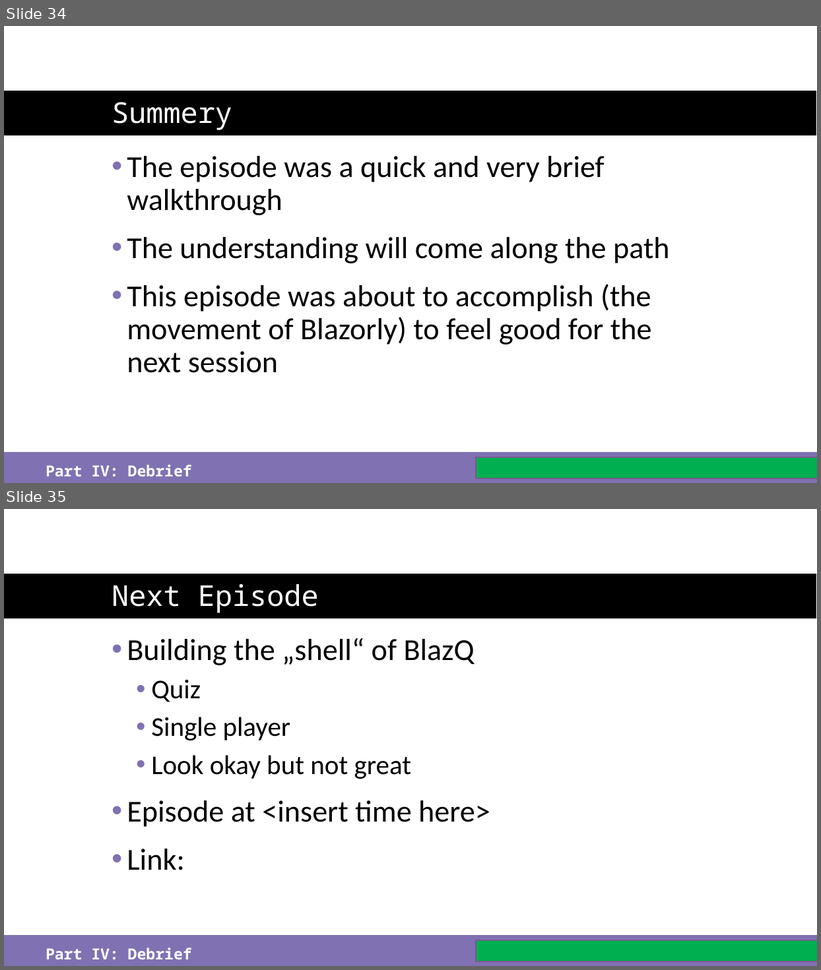
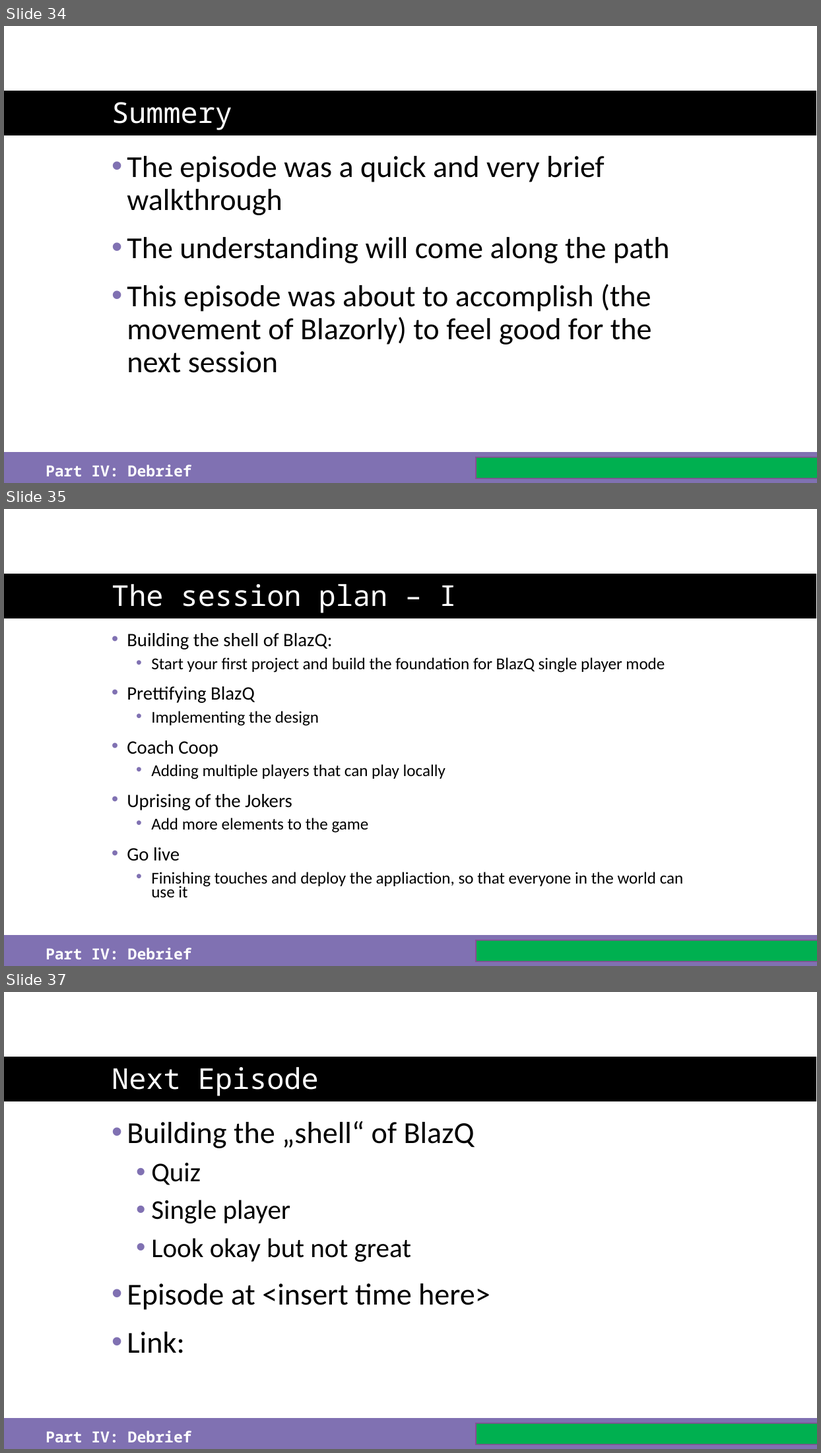
Before and after one commit to just-the-benno/BlazQ, a slide deck: episode1/media/slides-episode-1.pptx. Shown one above the other, each under a label of ours: slides 34 and 35 before the commit, slides 34, 35 and 37 after it; the slides between them are not shown. The pictures are 821x970 and 821x1453 pixels, drawn with LibreOffice and Linux fonts; fonts in the diff are those of the drawing; background and template pictures are left out. Boxes give left, top, right and bottom in pixels: in the first picture for what was removed or moved away, otherwise in the second. Text is boxed around its words. In the diff, an @@ line names an element or a change of style, - is before the commit and + after.

```diff
--- a/episode1/media/slides-episode-1.pptx
+++ b/episode1/media/slides-episode-1.pptx
@@ slide 35 added at (x1=4, y1=509, x2=817, y2=966), background #FFFFFF; not listed: 2 template elements that a slide beside it also shows @@
@@ title added at (x1=112, y1=584, x2=457, y2=613), 34 pt, text #FFFFFF @@
+The session plan – I
@@ text added at (x1=127, y1=633, x2=684, y2=898), 19.6 pt, text #000000 @@
+• Building the shell of BlazQ:
+  • Start your first project and build the foundation for BlazQ single player mode
+• Prettifying BlazQ
+  • Implementing the design
+• Coach Coop
+  • Adding multiple players that can play locally
+• Uprising of the Jokers
+  • Add more elements to the game
+• Go live
+  • Finishing touches and deploy the appliaction, so that everyone in the world can use it
@@ rectangle added at (x1=477, y1=941, x2=817, y2=961), fill #FFFFFF, outline #8C4B97 3 pt @@
@@ rectangle added at (x1=477, y1=941, x2=817, y2=961), fill #00B050 @@
@@ text added at (x1=46, y1=948, x2=192, y2=960), 18 pt, text #FFFFFF, bold @@
+Part IV: Debrief
@@ what was slide 35 is now slide 37 @@
```
Also in this commit, not shown: 1 slide changed, 1 other slide added.
